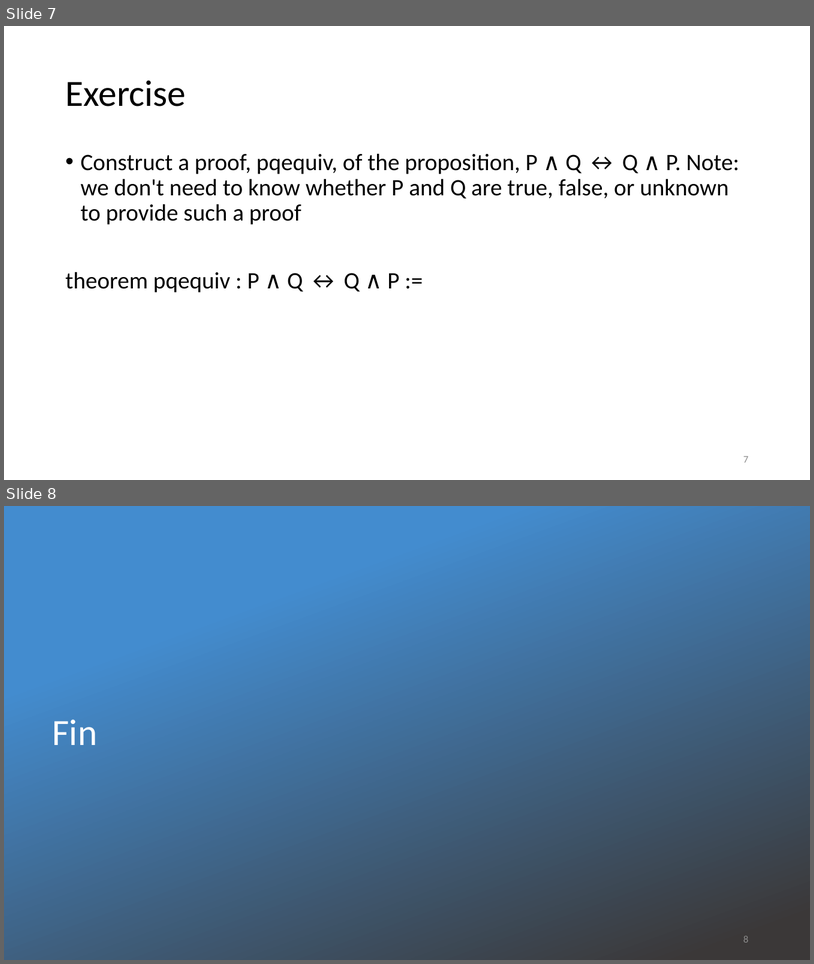
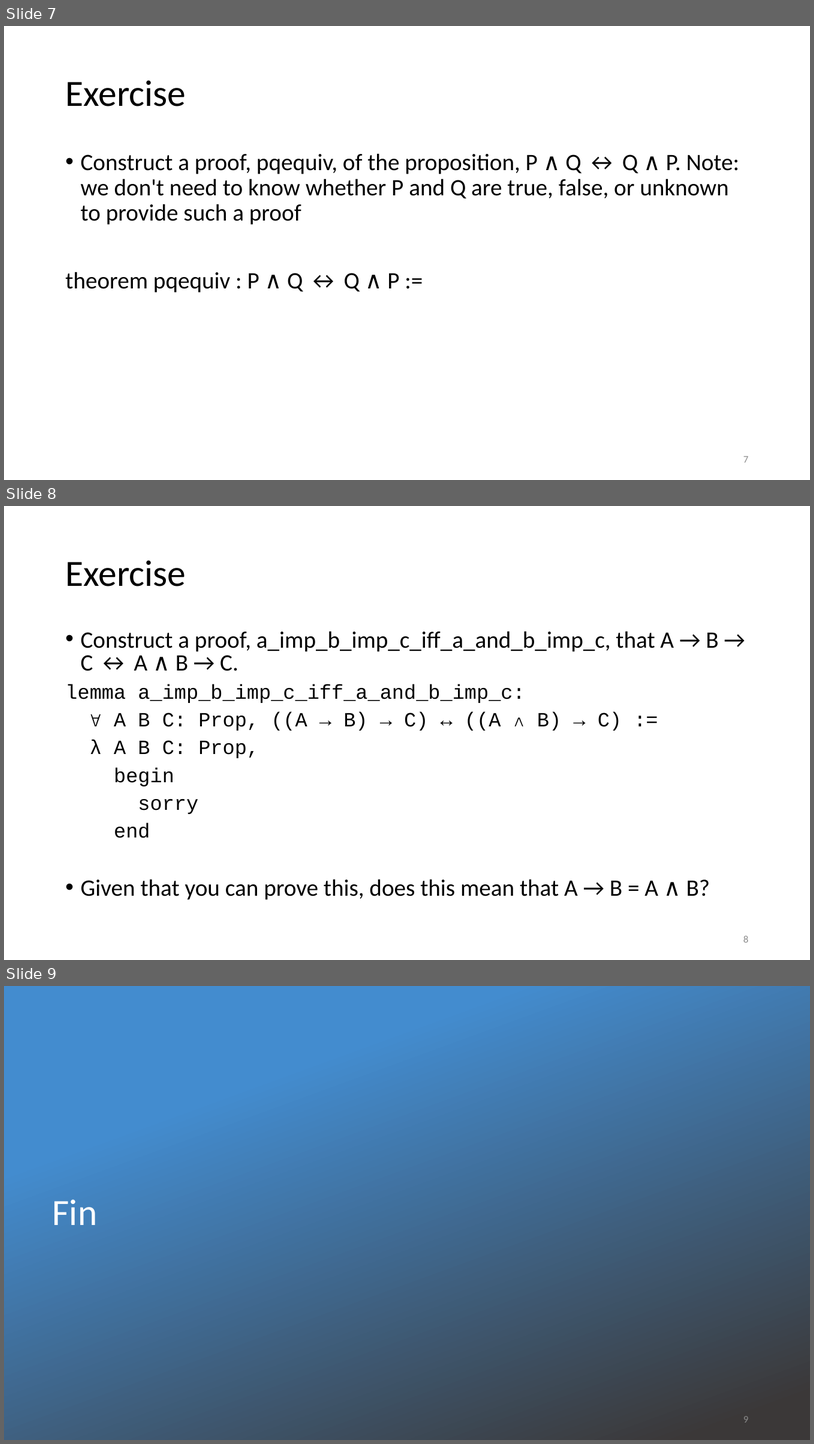
Before and after one commit to kevinsullivan/cs-dm, a slide deck: 08_Bi_implication/Biimplication.pptx. Shown one above the other, each under a label of ours: slides 7 and 8 before the commit, slides 7, 8 and 9 after it. The pictures are 814x964 and 814x1444 pixels, drawn with LibreOffice and Linux fonts; fonts in the diff are those of the drawing; background and template pictures are left out; a plain dark background stands for a picture behind light text. Boxes give left, top, right and bottom in pixels: in the first picture for what was removed or moved away, otherwise in the second. Text is boxed around its words. In the diff, an @@ line names an element or a change of style, - is before the commit and + after.

Commit message:
Added additional exercise for bi-implication

```diff
--- a/08_Bi_implication/Biimplication.pptx
+++ b/08_Bi_implication/Biimplication.pptx
@@ slide 8 added at [4, 506, 810, 960], background #FFFFFF @@
@@ title added at [65, 560, 186, 586], 44 pt, text #000000 @@
+Exercise
@@ text added at [65, 631, 719, 900], 28 pt, text #000000 @@
+• Construct a proof, a_imp_b_imp_c_iff_a_and_b_imp_c, that A → B → C ↔ A ∧ B → C.
+lemma a_imp_b_imp_c_iff_a_and_b_imp_c:
+∀ A B C: Prop, ((A → B) → C) ↔ ((A ∧ B) → C) :=
+λ A B C: Prop,
+begin
+sorry
+end
+• Given that you can prove this, does this mean that A → B = A ∧ B?
@@ page number added at [744, 935, 749, 942], 12 pt, text #8C8C8C @@
+8
@@ what was slide 8 is now slide 9 @@
@@ page number at [744, 1416, 749, 1422]: text changed @@
-8
+9
```
Also in this commit, not shown: 1 other file.
